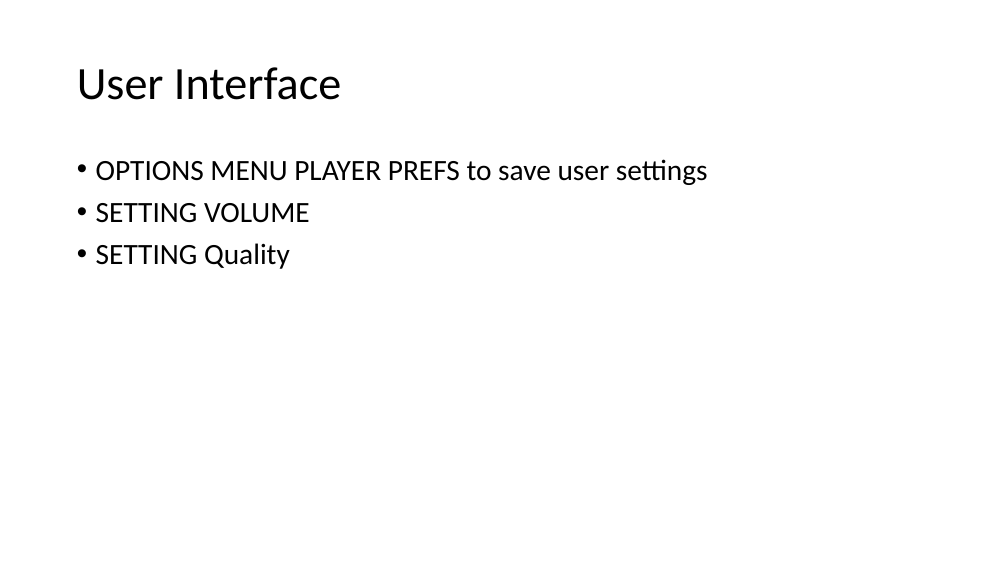
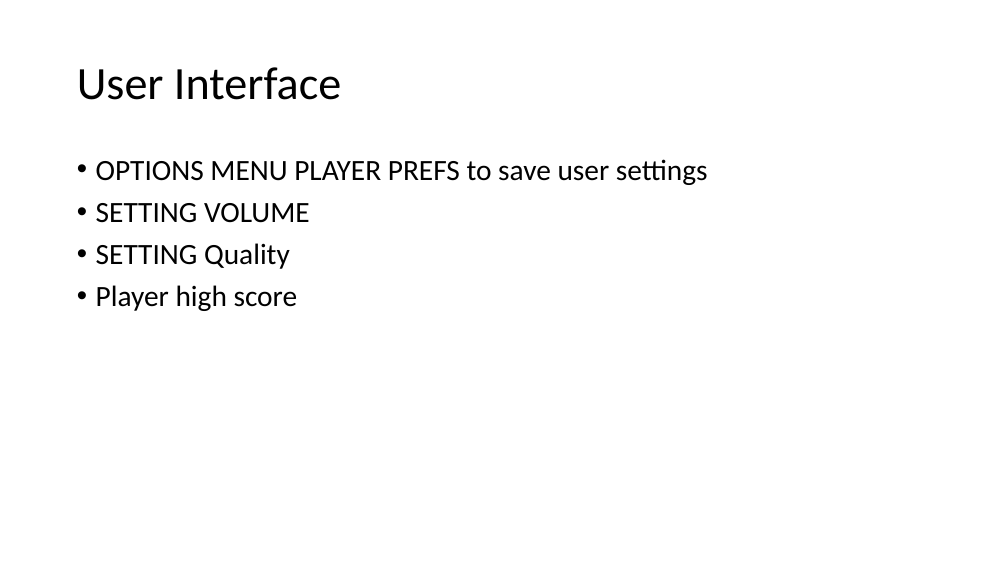
Before and after one commit to JoshEduGithub/ResubmissionworkMobileGames, a slide deck: slide 12 of MobileGameDev-Re/DraftPresentation.pptx. Drawn at 1008x567 pixels with LibreOffice and Linux fonts; fonts in the diff are those of the drawing. Boxes give left, top, right and bottom in pixels: in the first picture for what was removed or moved away, otherwise in the second. Text is boxed around its words. In the diff, an @@ line names an element or a change of style, - is before the commit and + after.

```diff
--- a/MobileGameDev-Re/DraftPresentation.pptx
+++ b/MobileGameDev-Re/DraftPresentation.pptx
@@ text at <box>96,285,298,311</box>: paragraph added @@
+• Player high score
```
Also in this commit, not shown: 1 slide added, 34 other files.
